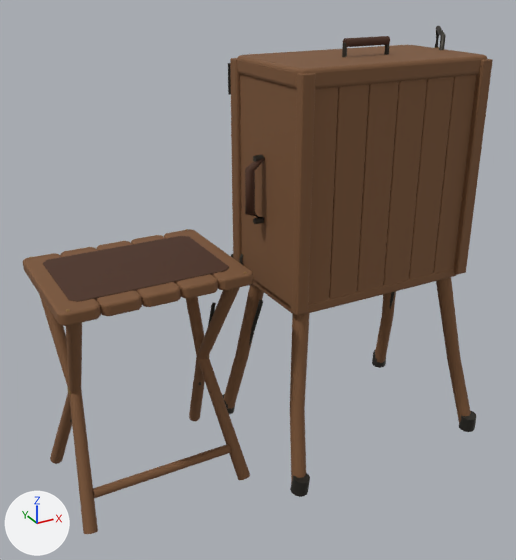
A saved change to the FBX model unity/GloomhavenVR.Assets/Assets/Bundle/TownServices/Furniture/merchant.fbx.
Before and after are seen from a camera (50 mm lens) standing at (-0.79, -2.62, 1.98) and looking at (0.49, -0.28, 0.81). Every picture has the same lights, and +X, +Y and +Z are marked at lower left. The older version comes first. Vertices at exactly the same position are counted once.

Names of what the first picture shows: 'GroundSupport00_Cabinet folding trestle_DarkWood', 'GroundSupport02_Cabinet folding trestle.001_DarkWood', 'GroundSupport04_Cabinet folding trestle.002_DarkWood', 'GroundSupport06_Cabinet folding trestle.003_DarkWood', 'GroundSupport08_Ledger folding support_DarkWood', 'GroundSupport09_Ledger folding support.001_DarkWood', 'GroundSupport10_Ledger folding support.002_DarkWood', 'GroundSupport11_Ledger folding support.003_DarkWood', 'merchant_DarkWood', 'merchant_ForgedIron', 'merchant_Leather' and 5 more.
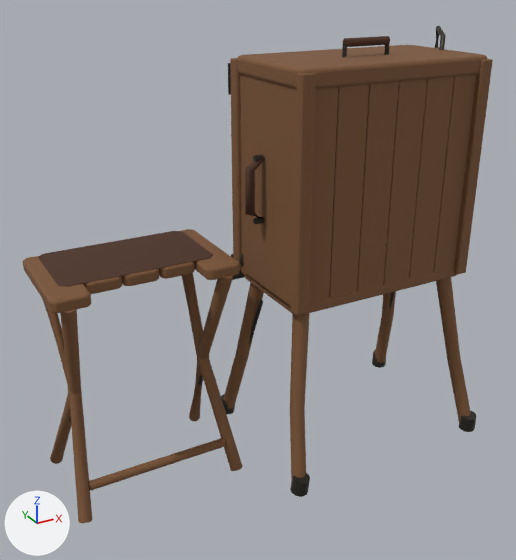
Boxes (x1, y1, x2, y2) around the edits, measured in the pictures (516 x 560 px; the box of a moved part takes in the faces that stretch with it):
'merchant_DarkWood', reshaped: before (23, 45, 493, 498); after (23, 45, 493, 490)
'merchant_Leather', reshaped: before (43, 36, 390, 302); after (38, 36, 390, 287)
'GroundSupport11_Ledger folding support.003_DarkWood', reshaped (15% narrower, 7% shorter): before (39, 294, 98, 534); after (42, 299, 92, 523)
'GroundSupport09_Ledger folding support.001_DarkWood', reshaped: before (186, 297, 250, 480); after (182, 273, 243, 471)
'GroundSupport10_Ledger folding support.002_DarkWood', reshaped (11% taller): before (50, 323, 82, 464); after (50, 308, 81, 464)
'GroundSupport08_Ledger folding support_DarkWood', reshaped (12% narrower, 9% taller): before (189, 287, 240, 422); after (189, 275, 234, 422)
part 1 of me_cabinet_solid_cheek, moved or reshaped: before (93, 444, 231, 498); after (89, 438, 226, 490)
part 2 of me_cabinet_solid_cheek, moved or reshaped: before (25, 253, 100, 326); after (25, 256, 91, 313)
part 3 of me_cabinet_solid_cheek, moved or reshaped: before (164, 229, 253, 290); after (182, 229, 240, 280)
part 4 of me_cabinet_solid_cheek, moved or reshaped: before (23, 260, 101, 326); after (23, 260, 91, 313)
part 5 of me_cabinet_solid_cheek, moved or reshaped: before (194, 230, 253, 289); after (194, 230, 240, 279)
part 6 of me_cabinet_solid_cheek, moved or reshaped: before (61, 235, 218, 316); after (83, 262, 195, 294)
part 9 of me_leather_carrying_grip, moved or reshaped: before (79, 271, 223, 302); after (67, 258, 209, 287)

The change, as a diff of the scene's bpy script:
```diff
--- a/unity/GloomhavenVR.Assets/Assets/Bundle/TownServices/Furniture/merchant.fbx.py
+++ b/unity/GloomhavenVR.Assets/Assets/Bundle/TownServices/Furniture/merchant.fbx.py
@@ me_cabinet_solid_cheek @@
 me_cabinet_solid_cheek.from_pydata(...)  # 4136 vertices, 4123 faces; spans x -0.36..1.39, y -0.55..0.05, z 0.11..1.66
+# me_cabinet_solid_cheek part 1: the loose piece of 24 vertices spanning x -0.29..0.29, y -0.42..-0.38, z 0.11..0.15 is moved by (0.0, 0.05, 0.0)
+# me_cabinet_solid_cheek part 2: 33 of the vertices in x -0.35..-0.22, y -0.51..-0.48, z 0.91..0.95 are moved by (0.0, 0.1, 0.0)
+# me_cabinet_solid_cheek part 3: 33 of the vertices in x 0.22..0.35, y -0.51..-0.48, z 0.91..0.95 are moved by (0.0, 0.1, 0.0)
+# me_cabinet_solid_cheek part 4: 63 of the vertices in x -0.36..-0.22, y -0.51..-0.48, z 0.91..0.95 are moved by (0.0, 0.11, 0.0)
+# me_cabinet_solid_cheek part 5: 63 of the vertices in x 0.22..0.36, y -0.51..-0.48, z 0.91..0.95 are moved by (0.0, 0.11, 0.0)
+# me_cabinet_solid_cheek part 6: 288 of the vertices in x -0.22..0.22, y -0.51..-0.48, z 0.91..0.95 are moved by (0.0, 0.2, 0.0)
 me_cabinet_solid_cheek.materials.append(mat_darkwood)
@@ me_ledger_folding_support @@
-me_ledger_folding_support.from_pydata(...)  # 36 vertices, 26 faces; spans x 0.246..0.356, y -0.484..0.073, z -0.007..0.935
+me_ledger_folding_support.from_pydata(...)  # 36 vertices, 26 faces; spans x 0.246..0.356, y -0.416..0.073, z -0.007..0.932
+# me_ledger_folding_support part 7: 24 of 36 vertices moved; they spanned x 0.246..0.328, y -0.484..-0.184, z 0.468..0.935 and now span x 0.246..0.328, y -0.416..-0.183, z 0.47..0.932; mean shift (0.0, 0.035, 0.0); largest move (0.316, -0.479, 0.909) -> (0.324, -0.377, 0.925)
 me_ledger_folding_support.materials.append(mat_darkwood)
@@ me_leather_carrying_grip @@
-me_leather_carrying_grip.from_pydata(...)  # 331 vertices, 296 faces; spans x -0.3..1.45, y -0.44..-0.02, z 0.95..1.73
+me_leather_carrying_grip.from_pydata(...)  # 331 vertices, 296 faces; spans x -0.3..1.45, y -0.33..0.05, z 0.95..1.73
+# me_leather_carrying_grip part 9
+# 3 vertices are removed from x -0.3..-0.27, y -0.41..-0.02, z 0.96
+# 10 faces are deleted
+# 94 vertices in x -0.3..0.3, y -0.05..-0.02, z 0.95..0.96 move by (0.0, 0.07, 0.0)
+# 94 vertices in x -0.3..0.3, y -0.44..-0.41, z 0.95..0.96 move by (0.0, 0.14, 0.0)
+# 3 vertices are added at (-0.27, 0.05, 0.96), (-0.3, -0.27, 0.96), (-0.3, -0.27, 0.96)
+# 10 new faces join them
 me_leather_carrying_grip.materials.append(mat_leather)
@@ me_ledger_folding_support_003 @@
-me_ledger_folding_support_003.from_pydata(...)  # 36 vertices, 26 faces; spans x -0.356..-0.246, y -0.483..0.074, z -0.007..0.935
+me_ledger_folding_support_003.from_pydata(...)  # 36 vertices, 26 faces; spans x -0.357..-0.246, y -0.415..0.074, z -0.004..0.935
+# me_ledger_folding_support_003 part 8: 24 of 36 vertices moved; they spanned x -0.356..-0.246, y -0.483..-0.184, z -0.007..0.492 and now span x -0.357..-0.246, y -0.415..-0.183, z -0.004..0.49; mean shift (0.0, 0.035, 0.0); largest move (-0.348, -0.477, 0.017) -> (-0.353, -0.376, 0.004)
 me_ledger_folding_support_003.materials.append(mat_darkwood)
@@ me_ledger_folding_support_001 @@
-me_ledger_folding_support_001.from_pydata(...)  # 36 vertices, 26 faces; spans x 0.246..0.356, y -0.483..0.074, z -0.007..0.935
+me_ledger_folding_support_001.from_pydata(...)  # 36 vertices, 26 faces; spans x 0.246..0.357, y -0.415..0.074, z -0.004..0.935
+# me_ledger_folding_support_001 part 11: 24 of 36 vertices moved; they spanned x 0.246..0.356, y -0.483..-0.184, z -0.007..0.492 and now span x 0.246..0.357, y -0.415..-0.183, z -0.004..0.49; mean shift (0.0, 0.035, 0.0); largest move (0.31, -0.477, 0.013) -> (0.317, -0.369, -0.004)
 me_ledger_folding_support_001.materials.append(mat_darkwood)
@@ me_ledger_folding_support_002 @@
-me_ledger_folding_support_002.from_pydata(...)  # 36 vertices, 26 faces; spans x -0.356..-0.246, y -0.484..0.073, z -0.007..0.935
+me_ledger_folding_support_002.from_pydata(...)  # 36 vertices, 26 faces; spans x -0.356..-0.246, y -0.416..0.073, z -0.007..0.932
+# me_ledger_folding_support_002 part 10: 24 of 36 vertices moved; they spanned x -0.328..-0.246, y -0.484..-0.184, z 0.468..0.935 and now span x -0.328..-0.246, y -0.416..-0.183, z 0.47..0.932; mean shift (0.0, 0.035, 0.0); largest move (-0.277, -0.475, 0.914) -> (-0.286, -0.368, 0.931)
 me_ledger_folding_support_002.materials.append(mat_darkwood)
```
